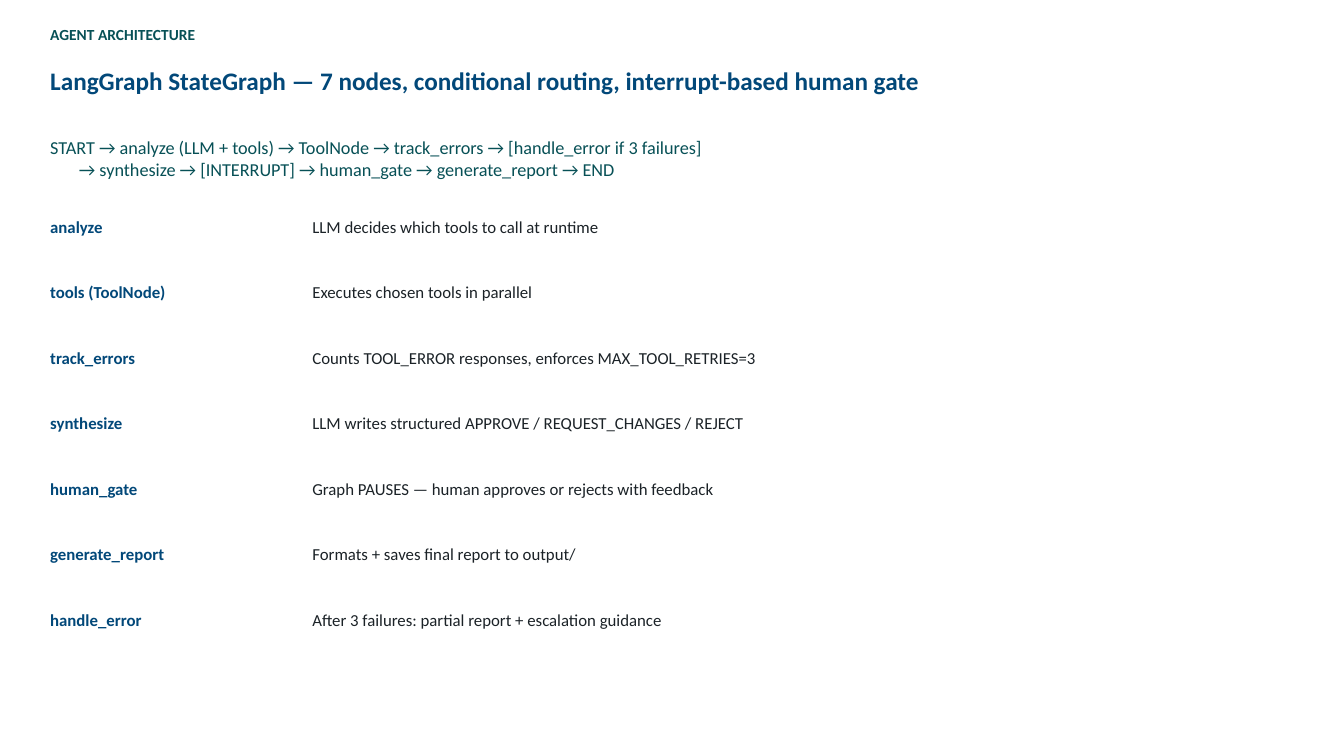
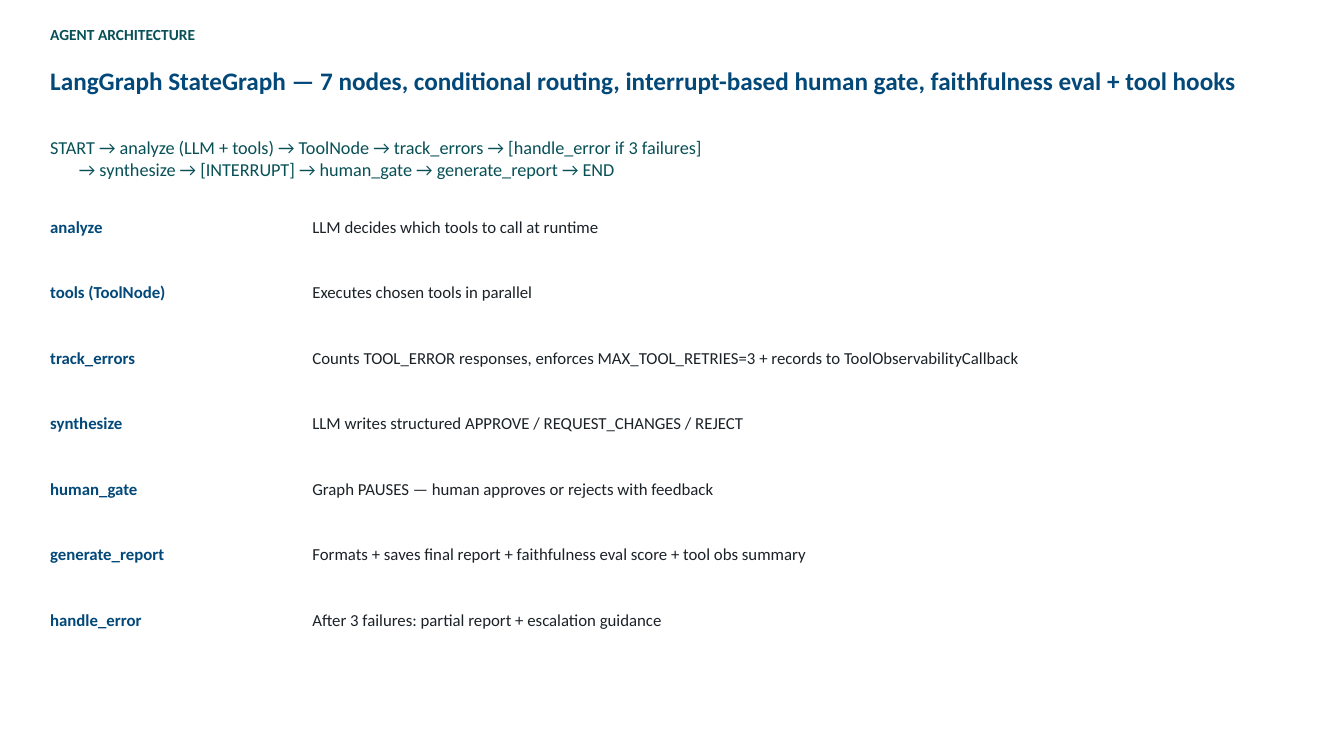
Before and after one commit to ganesh-koli-2091/l2, a slide deck: slide 3 of docs/capstone_presentation.pptx. Drawn at 1344x756 pixels with LibreOffice and Linux fonts; fonts in the diff are those of the drawing. Boxes give left, top, right and bottom in pixels: in the first picture for what was removed or moved away, otherwise in the second. Text is boxed around its words. In the diff, an @@ line names an element or a change of style, - is before the commit and + after.

```diff
--- a/docs/capstone_presentation.pptx
+++ b/docs/capstone_presentation.pptx
@@ text at [50,72,1236,95]: text changed @@
-LangGraph StateGraph — 7 nodes, conditional routing, interrupt-based human gate
+LangGraph StateGraph — 7 nodes, conditional routing, interrupt-based human gate, faithfulness eval + tool hooks
@@ text at [312,352,1018,367]: text changed @@
-Counts TOOL_ERROR responses, enforces MAX_TOOL_RETRIES=3
+Counts TOOL_ERROR responses, enforces MAX_TOOL_RETRIES=3 + records to ToolObservabilityCallback
@@ text at [312,548,806,563]: text changed @@
-Formats + saves final report to output/
+Formats + saves final report + faithfulness eval score + tool obs summary
```
Also in this commit, not shown: 3 other slides changed.
